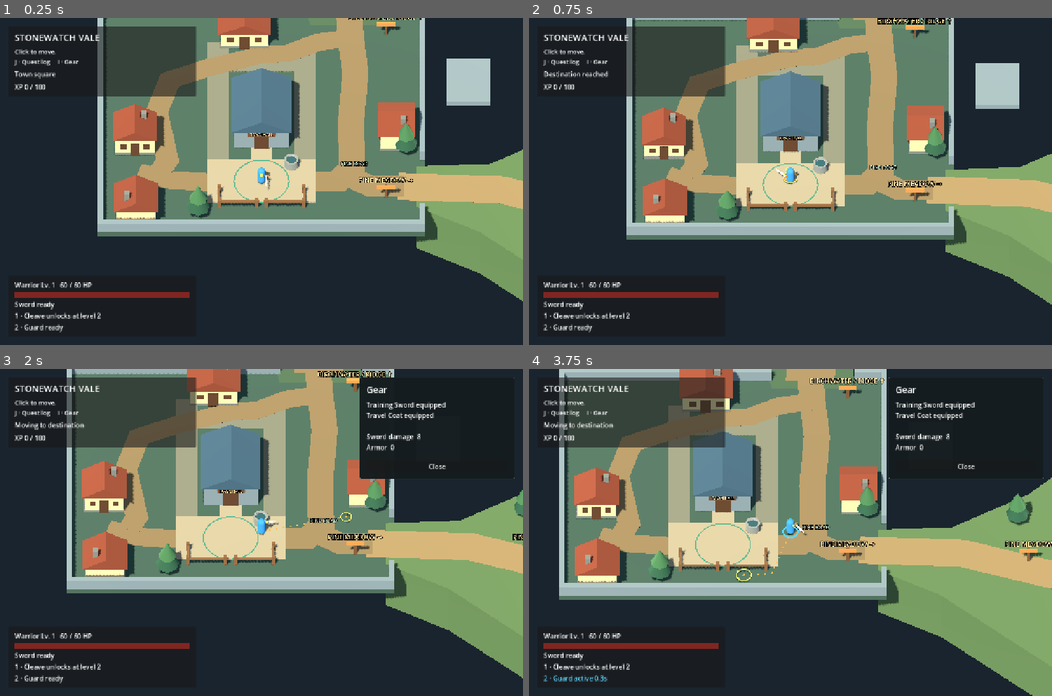
Above: before the commit, frames 1-4 (two rows, left to right).
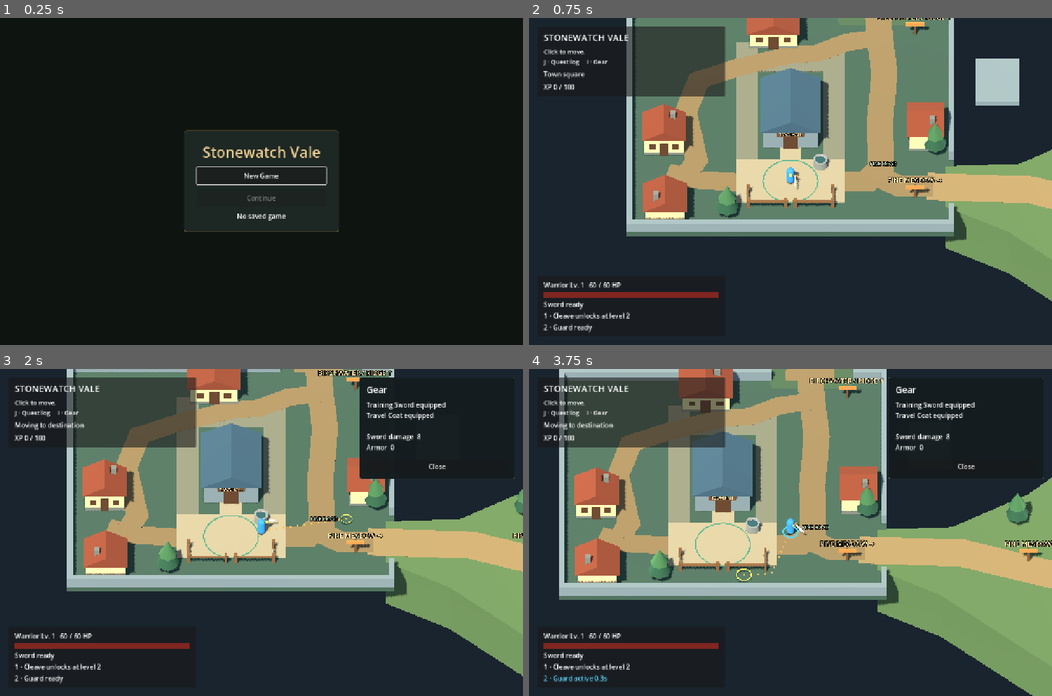
Above: after the commit, the same moments.

Repository: dylcruz/stonewatch-vale
Game: Godot game, scene res://scenes/checkpoint_menu.tscn
Two runs of this game, one before a commit and one after it. Both use one fixed random seed, a clock stepped at 60 frames per second and the inputs below. Before the commit the project starts from res://scenes/stonewatch_vale.tscn.
Inputs (mouse positions are in pixels of both pictures, inside the frame that each line leads up to):
- Up to frame 1 (0.25 s): no input
- Up to frame 2 (0.75 s): click (790, 174) at 0.5 s, where only the run after the commit has a clickable "New Game"
- Up to frame 3 (2 s): tap Enter at 1.25 s; move the mouse to (376, 516) at 1.27 s; hold 1 (cleave) from 1.28 s (still down); click (376, 516) at 1.42 s; tap I (gear) at 1.55 s
- Up to frame 4 (3.75 s): release 1 (cleave) at 2 s; tap Enter at 2, 2.75, 3.5 s; drag from (685, 548) to (764, 597) at 2.02 s; move the mouse to (842, 460) at 2.77 s; hold 2 (guard) 2.78-3.5 s; click (842, 460) at 2.92 s; tap 1 (cleave) at 3.05 s; drag from (764, 597) to (633, 483) at 3.52 s

The runs differ from the first frame. In frame 1, 91% of the frame differs, in the area x 0-100%, y 0-100%; in frame 2, 8.9%; in frame 3, 5.7%; in frame 4, 1.1%.

Commit message:
Save and restore progress at gameplay checkpoints

Diff:
--- a/project.godot
+++ b/project.godot
@@ -11,7 +11,7 @@
 [application]
 
 config/name="Stonewatch Vale"
-run/main_scene="res://scenes/stonewatch_vale.tscn"
+run/main_scene="res://scenes/checkpoint_menu.tscn"
 config/features=PackedStringArray("4.7", "GL Compatibility")
 config/icon="res://icon.svg"
 
--- /dev/null
+++ b/scenes/checkpoint_menu.tscn
@@ -0,0 +1,89 @@
+[gd_scene format=3]
+
+[ext_resource type="Script" path="res://scripts/checkpoint_menu.gd" id="Menu"]
+
+[sub_resource type="StyleBoxFlat" id="Card"]
+content_margin_left = 32.0
+content_margin_top = 28.0
+content_margin_right = 32.0
+content_margin_bottom = 28.0
+bg_color = Color(0.115, 0.155, 0.14, 1)
+border_width_left = 1
+border_width_top = 1
+border_width_right = 1
+border_width_bottom = 1
+border_color = Color(0.56, 0.46, 0.27, 1)
+corner_radius_top_left = 6
+corner_radius_top_right = 6
+corner_radius_bottom_right = 6
+corner_radius_bottom_left = 6
+
+[node name="CheckpointMenu" type="Control"]
+layout_mode = 3
+anchors_preset = 15
+anchor_right = 1.0
+anchor_bottom = 1.0
+grow_horizontal = 2
+grow_vertical = 2
+script = ExtResource("Menu")
+
+[node name="Background" type="ColorRect" parent="."]
+layout_mode = 1
+anchors_preset = 15
+anchor_right = 1.0
+anchor_bottom = 1.0
+grow_horizontal = 2
+grow_vertical = 2
+color = Color(0.055, 0.082, 0.065, 1)
+
+[node name="Center" type="CenterContainer" parent="."]
+layout_mode = 1
+anchors_preset = 15
+anchor_right = 1.0
+anchor_bottom = 1.0
+grow_horizontal = 2
+grow_vertical = 2
+
+[node name="Card" type="PanelContainer" parent="Center"]
+custom_minimum_size = Vector2(380, 0)
+layout_mode = 2
+theme_override_styles/panel = SubResource("Card")
+
+[node name="Options" type="VBoxContainer" parent="Center/Card"]
+layout_mode = 2
+theme_override_constants/separation = 12
+
+[node name="Title" type="Label" parent="Center/Card/Options"]
+unique_name_in_owner = true
+layout_mode = 2
+theme_override_colors/font_color = Color(0.93, 0.81, 0.57, 1)
+theme_override_font_sizes/font_size = 36
+text = "Stonewatch Vale"
+horizontal_alignment = 1
+
+[node name="NewGame" type="Button" parent="Center/Card/Options"]
+unique_name_in_owner = true
+custom_minimum_size = Vector2(0, 42)
+layout_mode = 2
+text = "New Game"
+
+[node name="Continue" type="Button" parent="Center/Card/Options"]
+unique_name_in_owner = true
+custom_minimum_size = Vector2(0, 42)
+layout_mode = 2
+text = "Continue"
+
+[node name="Message" type="Label" parent="Center/Card/Options"]
+unique_name_in_owner = true
+layout_mode = 2
+horizontal_alignment = 1
+autowrap_mode = 3
+
+[node name="ReplaceSave" type="ConfirmationDialog" parent="."]
+unique_name_in_owner = true
+title = "Start a new game?"
+size = Vector2i(350, 100)
+ok_button_text = "Start New Game"
+dialog_text = "Starting over replaces your local save."
+
+[connection signal="confirmed" from="ReplaceSave" to="." method="_start_fresh"]
--- a/scenes/watchpost_playtest.tscn
+++ b/scenes/watchpost_playtest.tscn
@@ -75,6 +75,7 @@
 position = Vector3(-3.25, 0.02, -9.9)
 
 [node name="RaiderCaptain" parent="." instance=ExtResource("RaiderCaptain")]
+encounter_id = &"watchpost_quarry_captain"
 position = Vector3(-12.0, 0.02, 1.35)
 
 [node name="QuestMarker" type="Label3D" parent="RaiderCaptain"]
--- /dev/null
+++ b/scripts/checkpoint_menu.gd
@@ -0,0 +1,65 @@
+extends Control
+
+const TOWN := preload("res://scenes/stonewatch_vale.tscn")
+const WATCHPOST := preload("res://scenes/watchpost_playtest.tscn")
+const WATCHPOST_SLOT := "user://watchpost-playtest-slot.save"
+
+@onready var new_game: Button = %NewGame
+@onready var continue_game: Button = %Continue
+@onready var message: Label = %Message
+
+var slot: ValeSaveSlot
+var gameplay_scene: PackedScene
+var saved_checkpoint: Dictionary
+
+func _ready() -> void:
+	var watchpost := OS.is_debug_build() and "--watchpost-save" in OS.get_cmdline_user_args()
+	if gameplay_scene == null:
+		gameplay_scene = WATCHPOST if watchpost else TOWN
+	if slot == null:
+		slot = ValeSaveSlot.new(WATCHPOST_SLOT if watchpost else ValeSaveSlot.PLAYER_PATH)
+	if gameplay_scene == WATCHPOST:
+		%Title.text = "Watchpost Playtest"
+	refresh_slot()
+	new_game.pressed.connect(_new_game)
+	continue_game.pressed.connect(_continue_game)
+	if continue_game.disabled:
+		new_game.grab_focus()
+	else:
+		continue_game.grab_focus()
+
+func refresh_slot() -> void:
+	var slot_exists := slot.exists()
+	saved_checkpoint = slot.read() if slot_exists else {}
+	continue_game.disabled = not _valid_checkpoint(saved_checkpoint)
+	message.text = "No saved game" if not slot_exists else ""
+	if slot_exists and continue_game.disabled:
+		message.text = "Save could not be read. You can start a new game."
+
+func _valid_checkpoint(data: Dictionary) -> bool:
+	return data.get("experience") is int and data.get("level") is int \
+		and data.get("owned_items") is PackedStringArray and data.get("weapon") is StringName \
+		and data.get("armor") is StringName and data.get("quests") is Dictionary \
+		and data.get("encounters") is Dictionary
+
+func _new_game() -> void:
+	if not continue_game.disabled:
+		%ReplaceSave.popup_centered()
+		return
+	_start_fresh()
+
+func _continue_game() -> void:
+	refresh_slot()
+	if not continue_game.disabled:
+		_start_game(saved_checkpoint)
+
+func _start_fresh() -> void:
+	_start_game({})
+
+func _start_game(snapshot: Dictionary) -> void:
+	var world := gameplay_scene.instantiate()
+	world.configure_checkpoint(slot, snapshot)
+	var tree := get_tree()
+	tree.root.add_child(world)
+	tree.current_scene = world
+	queue_free()
--- a/scripts/enemy.gd
+++ b/scripts/enemy.gd
@@ -11,6 +11,7 @@
 @export var aggro_range := 5.0
 @export var leash_range := 10.0
 @export var speed := 4.0
+@export var encounter_id: StringName
 @export_range(0.0, 600.0, 0.1, "or_greater", "suffix:s") var respawn_delay := 30.0
 @onready var health: ValeHealth = $Health
 @onready var visual: Node3D = $Visual
@@ -25,6 +26,7 @@
 var hit_tween: Tween
 var body_material: StandardMaterial3D
 var resting_color: Color
+var defeat_reward_claimed := false
 var _respawn_remaining := -1.0
 
 func _ready() -> void:
@@ -191,6 +193,16 @@
 	reset_combat()
 	respawned.emit()
 
+func encounter_checkpoint() -> Dictionary:
+	return {"respawn_remaining": _respawn_remaining, "reward_claimed": defeat_reward_claimed}
+
+func restore_encounter(checkpoint: Dictionary) -> void:
+	defeat_reward_claimed = checkpoint.get("reward_claimed") == true
+	var remaining: Variant = checkpoint.get("respawn_remaining")
+	if remaining is float and is_finite(remaining) and remaining >= 0.0:
+		health.take_damage(health.current)
+		_respawn_remaining = minf(remaining, respawn_delay)
+
 func reset_combat() -> void:
 	_respawn_remaining = -1.0
 	_cancel_attack()
--- a/scripts/quest_world.gd
+++ b/scripts/quest_world.gd
@@ -21,26 +21,105 @@
 var quest_objects: Array[ValeInteractable] = []
 var dialogue_quest: ValeQuestProgress
 var panel_mode := JournalView.CLOSED
+var save_slot: ValeSaveSlot
+var pending_checkpoint: Dictionary
+
+func configure_checkpoint(slot: ValeSaveSlot, checkpoint: Dictionary) -> void:
+	save_slot = slot
+	pending_checkpoint = checkpoint
 
 func _ready() -> void:
 	super._ready()
+	var is_new_game := pending_checkpoint.is_empty()
 	if quest_definition:
 		quest_chain.append(ValeQuestProgress.new(quest_definition))
 	for follow_up in follow_up_quests:
 		quest_chain.append(ValeQuestProgress.new(follow_up))
+	if not is_new_game:
+		_restore_checkpoint(pending_checkpoint)
+		pending_checkpoint = {}
 	for enemy in enemies:
 		enemy.health.died.connect(_record_defeat.bind(enemy))
-		enemy.respawned.connect(_refresh_enemy_marker.bind(enemy))
+		enemy.respawned.connect(_enemy_respawned.bind(enemy))
 	for child in get_children():
 		if child is ValeInteractable and child.objective_id != &"":
 			quest_objects.append(child)
 			child.interacted.connect(_use_quest_object.bind(child))
+			if quest_chain.any(func(progress: ValeQuestProgress):
+				return progress.definition.target_object == child.objective_id \
+					and progress.state >= ValeQuestProgress.State.READY
+			):
+				child.collect()
 	if mara and not quest_chain.is_empty():
 		mara.interacted.connect(_talk_to_mara)
 	player.health.died.connect(_close_panel)
 	dialogue_action.pressed.connect(_perform_dialogue_action)
 	$HUD/Journal/Margin/Content/Close.pressed.connect(_close_panel)
-	_refresh_progress()
+	player.equipment_changed.connect(_save_checkpoint)
+	_refresh_progress()
+	if is_new_game:
+		_save_checkpoint()
+
+func _save_checkpoint() -> void:
+	if save_slot == null:
+		return
+	var quests := {}
+	for progress in quest_chain:
+		quests[progress.definition.id] = {"state": progress.state, "kills": progress.kills}
+	var encounters := {}
+	for enemy in enemies:
+		if enemy.encounter_id != &"":
+			encounters[enemy.encounter_id] = enemy.encounter_checkpoint()
+	var checkpoint := {
+		"level": player.level,
+		"experience": player.experience,
+		"owned_items": PackedStringArray(player.owned_items.keys()),
+		"weapon": player.equipped_weapon.id as StringName,
+		"armor": player.equipped_armor.id as StringName,
+		"quests": quests,
+		"tracked_quest": tracked_quest.definition.id if tracked_quest else &"",
+		"encounters": encounters,
+	}
+	var error := save_slot.write(checkpoint)
+	if error != OK:
+		status.text = "Could not save progress"
+		push_warning("Checkpoint save failed: " + error_string(error))
+
+func _restore_checkpoint(checkpoint: Dictionary) -> void:
+	var available_items: Array[ValeItem] = []
+	var quests: Dictionary = checkpoint.quests
+	for progress in quest_chain:
+		var definition := progress.definition
+		available_items.append(definition.reward_item)
+		var recorded: Variant = quests.get(definition.id)
+		if recorded is Dictionary:
+			var state: Variant = recorded.get("state")
+			var kills: Variant = recorded.get("kills")
+			if state is int and state >= ValeQuestProgress.State.AVAILABLE and state <= ValeQuestProgress.State.COMPLETED:
+				progress.state = state
+			if kills is int:
+				progress.kills = clampi(kills, 0, definition.required_kills)
+		if definition.id == checkpoint.get("tracked_quest"):
+			tracked_quest = progress
+	var encounters: Dictionary = checkpoint.encounters
+	for enemy in enemies:
+		available_items.append(enemy.stats.defeat_item)
+		var recorded: Variant = encounters.get(enemy.encounter_id)
+		if enemy.encounter_id != &"" and recorded is Dictionary:
+			enemy.restore_encounter(recorded)
+	var owned: PackedStringArray = checkpoint.owned_items
+	for item in available_items:
+		if item and String(item.id) in owned:
+			player.grant_item(item)
+	var saved_weapon := player.owned_items.get(checkpoint.weapon) as ValeItem
+	var saved_armor := player.owned_items.get(checkpoint.armor) as ValeItem
+	if saved_weapon and saved_weapon.slot == ValeItem.Slot.WEAPON:
+		player.equip_item(saved_weapon.id)
+	if saved_armor and saved_armor.slot == ValeItem.Slot.ARMOR:
+		player.equip_item(saved_armor.id)
+	player.level = clampi(checkpoint.level, 1, 3)
+	player.award_experience(checkpoint.experience)
+	player.reset_combat()
 
 func _physics_process(delta: float) -> void:
 	super._physics_process(delta)
@@ -64,10 +143,18 @@
 	for progress in quest_chain:
 		progress.record_defeat(stats.enemy_id)
 	player.award_experience(stats.defeat_xp)
-	if player.grant_item(stats.defeat_item):
-		loot_notice.text = "%s added to Gear (I)" % stats.defeat_item.display_name
-		loot_notice.show()
-	_refresh_progress()
+	if stats.defeat_item and not enemy.defeat_reward_claimed:
+		enemy.defeat_reward_claimed = true
+		if player.grant_item(stats.defeat_item):
+			loot_notice.text = "%s added to Gear (I)" % stats.defeat_item.display_name
+			loot_notice.show()
+	_refresh_progress()
+	_save_checkpoint()
+
+func _enemy_respawned(enemy: ValeEnemy) -> void:
+	_refresh_enemy_marker(enemy)
+	if enemy.encounter_id != &"":
+		_save_checkpoint()
 
 func _use_quest_object(object: ValeInteractable) -> void:
 	if object.collision_layer == 0 or not player.is_alive() or not object.is_in_range(player):
@@ -82,6 +169,7 @@
 	object.collect()
 	status.text = "%s recovered" % object.display_name
 	_refresh_progress()
+	_save_checkpoint()
 
 func _talk_to_mara() -> void:
 	dialogue_quest = _first_mara_quest()
@@ -114,7 +202,10 @@
 	elif dialogue_quest.complete():
 		player.grant_item(dialogue_quest.definition.reward_item)
 		player.award_experience(dialogue_quest.definition.reward_xp)
-	_refresh_progress()
+	else:
+		return
+	_refresh_progress()
+	_save_checkpoint()
 
 func _objective_text(progress: ValeQuestProgress) -> String:
 	var definition := progress.definition
@@ -234,6 +325,7 @@
 func _track_quest(progress: ValeQuestProgress) -> void:
 	tracked_quest = progress
 	_refresh_progress()
+	_save_checkpoint()
 
 func _select_dialogue_quest(progress: ValeQuestProgress) -> void:
 	dialogue_quest = progress
--- /dev/null
+++ b/scripts/save_slot.gd
@@ -0,0 +1,44 @@
+class_name ValeSaveSlot
+extends RefCounted
+
+const VERSION := 1
+const MAX_BYTES := 256 * 1024
+const PLAYER_PATH := "user://stonewatch-slot.save"
+
+var path: String
+
+func _init(slot_path: String = PLAYER_PATH) -> void:
+	path = ProjectSettings.globalize_path(slot_path)
+
+func exists() -> bool:
+	return FileAccess.file_exists(path)
+
+func read() -> Dictionary:
+	var file := FileAccess.open(path, FileAccess.READ)
+	if file == null or file.get_length() < 8 or file.get_length() > MAX_BYTES:
+		return {}
+	var decoded: Variant = bytes_to_var(file.get_buffer(file.get_length()))
+	if not decoded is Dictionary or decoded.get("version") != VERSION:
+		return {}
+	var snapshot: Variant = decoded.get("snapshot")
+	return snapshot if snapshot is Dictionary else {}
+
+func write(snapshot: Dictionary) -> Error:
+	var encoded := var_to_bytes({"version": VERSION, "snapshot": snapshot})
+	if encoded.size() > MAX_BYTES:
+		return ERR_OUT_OF_MEMORY
+	var pending := "%s.%s.pending" % [path, OS.get_process_id()]
+	var file := FileAccess.open(pending, FileAccess.WRITE)
+	if file == null:
+		return FileAccess.get_open_error()
+	var written := file.store_buffer(encoded)
+	file.flush()
+	var error := file.get_error()
+	file.close()
+	if written and error == OK:
+		error = DirAccess.rename_absolute(pending, path)
+	elif error == OK:
+		error = ERR_FILE_CANT_WRITE
+	if error != OK:
+		DirAccess.remove_absolute(pending)
+	return error
--- a/scripts/warrior.gd
+++ b/scripts/warrior.gd
@@ -1,6 +1,7 @@
 extends "res://scripts/player.gd"
 
 signal combat_message(message: String)
+signal equipment_changed
 
 const PURSUIT_UPDATE_INTERVAL := 0.15
 const PURSUIT_UPDATE_DISTANCE := 0.4
@@ -122,13 +123,18 @@
 	if item == null:
 		return false
 	if item.slot == ValeItem.Slot.WEAPON:
+		if item == equipped_weapon:
+			return true
 		equipped_weapon = item
 		blade_material.albedo_color = item.blade_color
 	else:
+		if item == equipped_armor:
+			return true
 		equipped_armor = item
 		if hit_tween:
 			hit_tween.kill()
 		body_material.albedo_color = _coat_color()
+	equipment_changed.emit()
 	return true
 
 func sword_damage() -> int:
--- /dev/null
+++ b/tests/save_checkpoint_test.gd
@@ -0,0 +1,168 @@
+extends SceneTree
+
+const MENU := preload("res://scenes/checkpoint_menu.tscn")
+const TOWN := preload("res://scenes/stonewatch_vale.tscn")
+const WATCHPOST := preload("res://scenes/watchpost_playtest.tscn")
+
+var slot: ValeSaveSlot
+var failures := 0
+
+func _initialize() -> void:
+	run.call_deferred()
+
+func check(condition: bool, message: String) -> void:
+	if condition:
+		print("PASS: ", message)
+	else:
+		failures += 1
+		push_error("FAIL: " + message)
+
+func open_menu(scene: PackedScene) -> Control:
+	var menu := MENU.instantiate()
+	menu.gameplay_scene = scene
+	menu.slot = slot
+	root.add_child(menu)
+	current_scene = menu
+	return menu
+
+func run() -> void:
+	var args := OS.get_cmdline_user_args()
+	if args.size() == 2:
+		slot = ValeSaveSlot.new(args[1])
+		await run_checkpoint(args[0])
+		quit(1 if failures else 0)
+		return
+
+	var path := OS.get_temp_dir().path_join("stonewatch-test-%d.save" % OS.get_process_id())
+	for phase in ["fresh_town", "continue_town", "early_defeat", "resume_early",
+		"resume_mid_quest", "resume_credited", "resume_completed"]:
+		var output := []
+		var code := OS.execute(OS.get_executable_path(), [
+			"--headless", "--fixed-fps", "60", "--path", ProjectSettings.globalize_path("res://"),
+			"--script", "res://tests/save_checkpoint_test.gd", "--", phase, path,
+		], output, true)
+		for line: String in output:
+			print(line.strip_edges())
+		check(code == 0 and not "\n".join(output).contains("SCRIPT ERROR"),
+			"Separate Godot process passed: " + phase)
+	check(DirAccess.remove_absolute(path) == OK, "Temporary save was removed")
+	quit(1 if failures else 0)
+
+func run_checkpoint(phase: String) -> void:
+	var target := TOWN if phase.ends_with("town") else WATCHPOST
+	var menu := open_menu(target)
+	if phase == "fresh_town":
+		check(ProjectSettings.get_setting("application/run/main_scene") == MENU.resource_path,
+			"The project starts at the checkpoint menu")
+		check(menu.continue_game.disabled and not menu.new_game.disabled, "Missing save offers New Game")
+		var invalid := FileAccess.open(slot.path, FileAccess.WRITE)
+		invalid.store_string("broken")
+		invalid.close()
+		menu.refresh_slot()
+		check(menu.continue_game.disabled and menu.message.text.contains("could not be read"),
+			"Unreadable save gives feedback and leaves New Game available")
+		menu.new_game.pressed.emit()
+	elif phase == "early_defeat":
+		menu.new_game.pressed.emit()
+		check(menu.get_node("%ReplaceSave").visible and slot.read().experience == 0,
+			"New Game asks before replacing an existing checkpoint")
+		menu.get_node("%ReplaceSave").confirmed.emit()
+	else:
+		check(not menu.continue_game.disabled, "Continue is enabled after relaunch")
+		menu.continue_game.pressed.emit()
+	await process_frame
+	var world := current_scene
+	var warrior: ValePlayer = world.player
+	check(warrior.global_position.distance_to(world.get_node("Watchpost").global_position) < 0.1,
+		"The player starts at the scene's recovery point")
+	match phase:
+		"fresh_town":
+			check(warrior.level == 1 and warrior.experience == 0 and slot.exists(),
+				"New Game creates a fresh town checkpoint")
+		"continue_town":
+			check(warrior.equipped_weapon.id == &"training_sword" and warrior.equipped_armor.id == &"travel_coat",
+				"Town Continue restores the starter equipment")
+		"early_defeat":
+			var captain: ValeEnemy = world.get_node("RaiderCaptain")
+			captain.receive_hit(captain.health.current, warrior)
+			check(warrior.equip_item(&"wardens_coat") and warrior.experience == 15,
+				"The early defeat grants XP and the coat, which the player equips")
+			check(slot.read().encounters[&"watchpost_quarry_captain"].reward_claimed,
+				"One-time encounter loot and gear are written with the kill snapshot")
+		"resume_early":
+			verify_early_defeat(world, warrior)
+			dialogue_action(world, 0)
+			var wolf: ValeEnemy = world.get_node("Wolf")
+			wolf.receive_hit(wolf.health.current, warrior)
+		"resume_mid_quest":
+			check(world.quest_chain[0].state == ValeQuestProgress.State.ACTIVE
+				and world.quest_chain[0].kills == 1 and warrior.experience == 20,
+				"Continue restores partial objective progress and the same XP")
+			await reach_credited_defeat(world, warrior)
+		"resume_credited":
+			verify_credited_defeat(world, warrior)
+		"resume_completed":
+			check(world.quest_chain[2].state == ValeQuestProgress.State.COMPLETED
+				and warrior.level == 3 and warrior.experience == 240,
+				"Continue restores the completed chain and final level")
+			dialogue_action(world, 2)
+			check(not world.dialogue_action.visible, "The completed Captain turn-in remains unavailable")
+
+func verify_early_defeat(world: Node, player: ValePlayer) -> void:
+	var captain: ValeEnemy = world.get_node("RaiderCaptain")
+	var blockade: ValeQuestProgress = world.quest_chain[2]
+	check(not captain.is_alive() and captain.defeat_reward_claimed and player.experience == 15
+		and blockade.state == ValeQuestProgress.State.AVAILABLE and blockade.kills == 0
+		and player.equipped_armor.id == &"wardens_coat" and player.armor_value() == 2,
+		"Continue restores the early defeat, equipped coat, and uncredited objective")
+
+func dialogue_action(world: Node, index: int) -> void:
+	world.player.global_position = world.mara.global_position + Vector3(0, 0, 1.0)
+	world._talk_to_mara()
+	world._select_dialogue_quest(world.quest_chain[index])
+	world.dialogue_action.pressed.emit()
+
+func reach_credited_defeat(world: Node, player: ValePlayer) -> void:
+	var captain: ValeEnemy = world.get_node("RaiderCaptain")
+	for wolf_name in ["WolfSecond", "WolfThird"]:
+		var wolf: ValeEnemy = world.get_node(wolf_name)
+		wolf.receive_hit(wolf.health.current, player)
+	dialogue_action(world, 0)
+	check(player.equip_item(&"iron_sword"), "A completed quest grants the sword")
+	dialogue_action(world, 1)
+	var crate: ValeInteractable = world.get_node("SupplyCrate")
+	player.global_position = crate.global_position + Vector3(0, 0, 0.5)
+	crate.interacted.emit()
+	dialogue_action(world, 1)
+	dialogue_action(world, 2)
+	await process_frame
+	check(world.quest_chain[2].state == ValeQuestProgress.State.ACTIVE and world.quest_chain[2].kills == 0,
+		"The player can accept Break the Blockade with zero credited kills")
+	player.reset_combat()
+	for frame in 1820:
+		if captain.is_alive():
+			break
+		await physics_frame
+	check(captain.is_alive(), "Captain returns after the restored respawn delay")
+	captain.receive_hit(captain.health.current, player)
+	check(world.quest_chain[2].state == ValeQuestProgress.State.READY
+		and world.quest_chain[2].kills == 1 and player.owned_items.size() == 4
+		and not world.loot_notice.visible,
+		"The second defeat credits the active quest without awarding the coat twice")
+
+func verify_credited_defeat(world: Node, player: ValePlayer) -> void:
+	var captain: ValeEnemy = world.get_node("RaiderCaptain")
+	var blockade: ValeQuestProgress = world.quest_chain[2]
+	check(not captain.is_alive() and player.level == 2 and player.experience == 185
+		and blockade.state == ValeQuestProgress.State.READY and blockade.kills == 1
+		and player.sword_damage() == 12 and player.armor_value() == 2
+		and not world.get_node("SupplyCrate").visible,
+		"Continue restores earned XP, equipped stats, crate collection, and the credited defeat")
+	check(world.quest_chain[0].state == ValeQuestProgress.State.COMPLETED
+		and world.quest_chain[0].kills == 3 and world.quest_chain[1].state == ValeQuestProgress.State.COMPLETED,
+		"Completed quests retain their state and objective counts")
+	dialogue_action(world, 0)
+	check(player.experience == 185, "A completed turn-in cannot pay a second time")
+	dialogue_action(world, 2)
+	check(blockade.state == ValeQuestProgress.State.COMPLETED and slot.read().experience == 240
+		and player.level == 3, "The final turn-in saves the new level and XP")
--- a/tests/vale_routes_test.gd
+++ b/tests/vale_routes_test.gd
@@ -108,8 +108,7 @@
 
 func check_starting_town() -> void:
 	var square := Vector3(0, 0, 7)
-	check(ProjectSettings.get_setting("application/run/main_scene") == MAIN_SCENE.resource_path
-		and region.has_node("StartingTown/TownHall") and region.has_node("StartingTown/WestCottage")
+	check(region.has_node("StartingTown/TownHall") and region.has_node("StartingTown/WestCottage")
 		and region.has_node("StartingTown/EastCottage") and player.global_position.distance_to(square) < 0.05
 		and world.status.text == "Town square",
 		"A fresh game opens in the town square at the original spawn")
Not shown, added: scripts/checkpoint_menu.gd.uid
Not shown, added: scripts/save_slot.gd.uid
Not shown, added: tests/save_checkpoint_test.gd.uid
Not shown, changed: docs/playtest.md
Not shown, added: docs/review-issues-10-12.md
